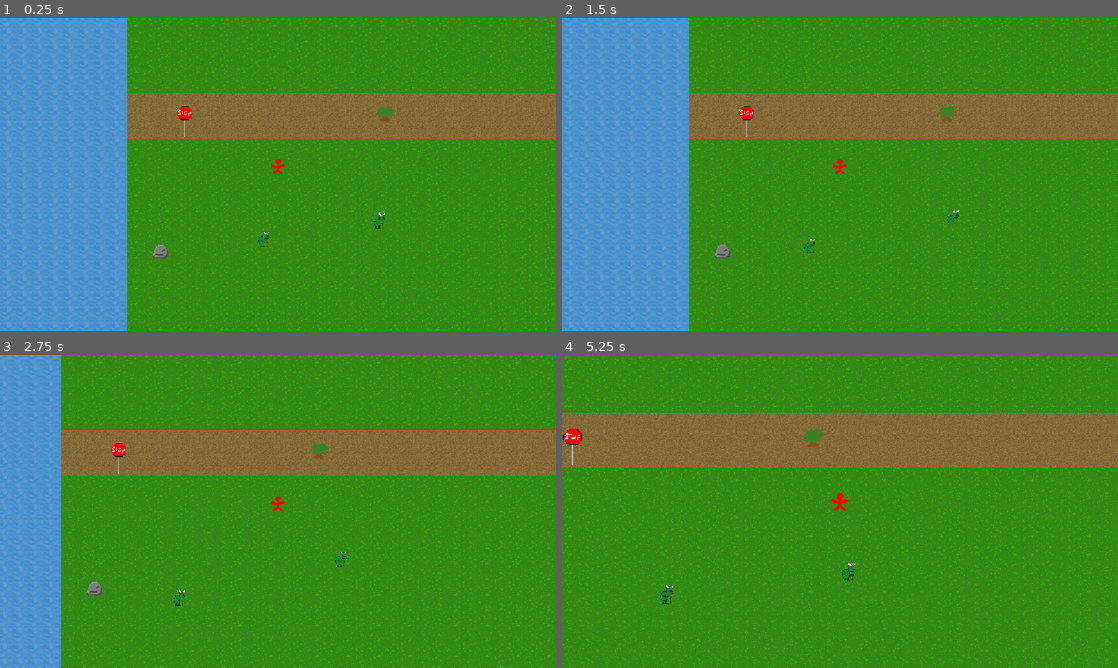
Above: before the commit, frames 1-4 (two rows, left to right).
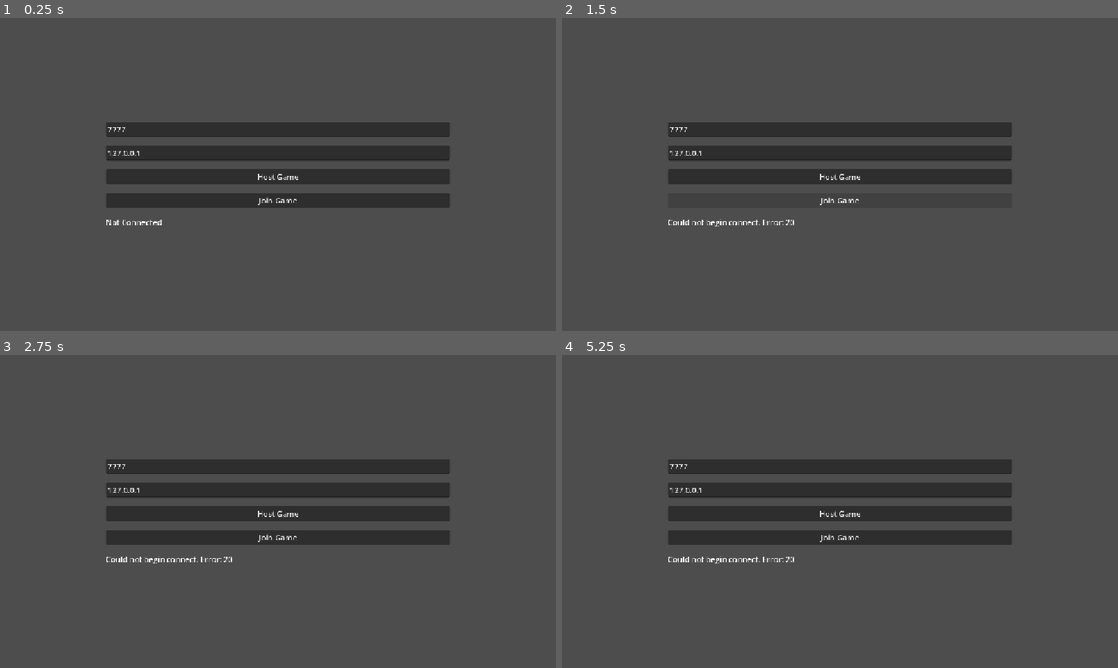
Above: after the commit, the same moments.

Repository: Drewpicus/2dPractice
Game: Godot game, scene res://Scenes/menu.tscn
Two runs of this game, one before a commit and one after it. Both use one fixed random seed, a clock stepped at 60 frames per second and the inputs below. Before the commit the project starts from res://Scenes/main.tscn.
Inputs (mouse positions are in pixels of both pictures, inside the frame that each line leads up to):
- Up to frame 1 (0.25 s): no input
- Up to frame 2 (1.5 s): click (840, 177) at 0.5 s, where only the run after the commit has a clickable "Host Game"; click (840, 199) at 1.25 s, where only the run after the commit has a clickable "Join Game"
- Up to frame 3 (2.75 s): move the mouse to (400, 495) at 2.02 s; hold D (move_right) from 2.03 s (still down); hold E (test) from 2.03 s (still down)
- Up to frame 4 (5.25 s): move the mouse to (728, 527) at 2.77 s; release D (move_right) at 2.78 s; release E (test) at 2.78 s; hold S (move_down) 2.78-3.53 s; click (728, 527) at 2.85 s; tap E (test) at 3.05, 4.35 s; move the mouse to (895, 442) at 3.52 s; hold D (move_right) 3.53-4.28 s; hold E (test) 3.53-4.28 s; tap T (quick_inspect) at 3.6 s; move the mouse to (812, 574) at 4.27 s; hold W (move_up) 4.28-5.03 s; move the mouse to (1006, 558) at 5.02 s; hold A (move_left) from 5.03 s (still down); hold E (test) from 5.03 s (still down); tap Mouse wheel up (zoom_in) at 5.1 s

The runs differ from the first frame. In frame 1, 100% of the frame differs, in the area x 0-100%, y 0-100%; in frame 2, 100%; in frame 3, 100%; in frame 4, 100%.

Commit message:
started multiplayer

Diff:
--- /dev/null
+++ b/Scenes/menu.gd
@@ -0,0 +1,78 @@
+extends Node2D
+
+@onready var port_input: LineEdit = $CanvasLayer/VBoxContainer/Port
+@onready var address_input: LineEdit = $CanvasLayer/VBoxContainer/IPAddress
+
+@onready var host_button: Button = $CanvasLayer/VBoxContainer/HostButton
+@onready var join_button: Button = $CanvasLayer/VBoxContainer/JoinButton
+@onready var start_button: Button = $CanvasLayer/VBoxContainer/StartButton
+
+@onready var status_label: Label = $CanvasLayer/VBoxContainer/StatusLabel
+
+
+func _ready() -> void:
+	host_button.pressed.connect(_on_host_pressed)
+	join_button.pressed.connect(_on_join_pressed)
+	start_button.pressed.connect(_on_start_pressed)
+
+	MultiplayerManager.status_changed.connect(
+		_on_status_changed
+	)
+
+	MultiplayerManager.session_role_changed.connect(
+		_on_session_role_changed
+	)
+
+	start_button.visible = false
+
+
+func _on_host_pressed() -> void:
+	var port := _get_port()
+
+	if port == -1:
+		return
+
+	MultiplayerManager.host_game(port)
+
+
+func _on_join_pressed() -> void:
+	var port := _get_port()
+
+	if port == -1:
+		return
+
+	var address := address_input.text.strip_edges()
+
+	if address.is_empty():
+		address = "127.0.0.1"
+
+	MultiplayerManager.join_game(
+		address,
+		port
+	)
+
+
+func _on_start_pressed() -> void:
+	MultiplayerManager.start_game()
+
+
+func _get_port() -> int:
+	if not port_input.text.is_valid_int():
+		status_label.text = "Port must be a number."
+		return -1
+
+	var port := port_input.text.to_int()
+
+	if port < 1 or port > 65535:
+		status_label.text = "Port must be between 1 and 65535."
+		return -1
+
+	return port
+
+
+func _on_status_changed(message: String) -> void:
+	status_label.text = message
+
+
+func _on_session_role_changed(hosting: bool) -> void:
+	start_button.visible = hosting
--- a/Scenes/menu.tscn
+++ b/Scenes/menu.tscn
@@ -1,6 +1,9 @@
 [gd_scene format=3 uid="uid://bp8t2k8qgewip"]
 
-[node name="Main2" type="Node2D" unique_id=1894903623]
+[ext_resource type="Script" uid="uid://brrvvy8qx7nln" path="res://Scenes/menu.gd" id="1_1rerr"]
+
+[node name="Menu" type="Node2D" unique_id=1894903623]
+script = ExtResource("1_1rerr")
 
 [node name="CanvasLayer" type="CanvasLayer" parent="." unique_id=1477416650]
 
@@ -20,10 +23,12 @@
 
 [node name="Port" type="LineEdit" parent="CanvasLayer/VBoxContainer" unique_id=916257246]
 layout_mode = 2
+text = "7777"
 placeholder_text = "Port"
 
-[node name="IP Address" type="LineEdit" parent="CanvasLayer/VBoxContainer" unique_id=796250554]
+[node name="IPAddress" type="LineEdit" parent="CanvasLayer/VBoxContainer" unique_id=796250554]
 layout_mode = 2
+text = "127.0.0.1"
 placeholder_text = "IP Address"
 
 [node name="HostButton" type="Button" parent="CanvasLayer/VBoxContainer" unique_id=1956508985]
@@ -33,3 +38,12 @@
 [node name="JoinButton" type="Button" parent="CanvasLayer/VBoxContainer" unique_id=1004948990]
 layout_mode = 2
 text = "Join Game"
+
+[node name="StartButton" type="Button" parent="CanvasLayer/VBoxContainer" unique_id=1640407458]
+visible = false
+layout_mode = 2
+text = "Start Game"
+
+[node name="StatusLabel" type="Label" parent="CanvasLayer/VBoxContainer" unique_id=1047979574]
+layout_mode = 2
+text = "Not Connected"
--- /dev/null
+++ b/Scripts/Autoloads/multiplayer_manager.gd
@@ -0,0 +1,199 @@
+extends Node
+
+signal status_changed(message: String)
+signal session_role_changed(is_host: bool)
+signal peer_joined(peer_id: int)
+signal peer_left(peer_id: int)
+signal game_ready
+
+const MAX_PLAYERS: int = 4
+const GAME_SCENE: String = "res://Scenes/main.tscn"
+
+var is_host: bool = false
+var session_active: bool = false
+
+var _waiting_for_load: bool = false
+var _loaded_peers: Dictionary[int, bool] = {}
+
+func _ready() -> void:
+	multiplayer.peer_connected.connect(_on_peer_connected)
+	multiplayer.peer_disconnected.connect(_on_peer_disconnected)
+	multiplayer.connected_to_server.connect(_on_connected_to_server)
+	multiplayer.connection_failed.connect(_on_connection_failed)
+	multiplayer.server_disconnected.connect(_on_server_disconnected)
+
+func host_game(port: int) -> Error:
+	_reset_session()
+
+	var peer := ENetMultiplayerPeer.new()
+
+	var error = peer.create_server(port,MAX_PLAYERS-1)
+
+	if error != OK:
+		status_changed.emit("Could not host game. Error: %s" % error)
+		return error
+
+	multiplayer.multiplayer_peer = peer
+
+	is_host = true
+	session_active = true
+	status_changed.emit("Server active")
+	session_role_changed.emit(true)
+	print("Hosting. Peer ID: ",multiplayer.get_unique_id())
+	return error
+
+func join_game(address: String, port: int) -> Error:
+	_reset_session()
+
+	var peer := ENetMultiplayerPeer.new()
+
+	var error := peer.create_client(address, port)
+
+	if error != OK:
+		status_changed.emit("Could not begin connect. Error: %s" % error)
+		return error
+
+	multiplayer.multiplayer_peer = peer
+
+	is_host = false
+	session_active = true
+	status_changed.emit("Connecting to %s:%s..." % [address, port])
+	session_role_changed.emit(false)
+
+	return error
+
+func start_game() -> void:
+	if not session_active:
+		return
+
+	if not is_host:
+		return
+
+	_loaded_peers.clear()
+	_loaded_peers[1] = false
+	for peer_id in multiplayer.get_peers():
+		_loaded_peers[int(peer_id)] = false
+
+	_waiting_for_load = true
+
+	print("Starting game for peers: ",_loaded_peers.keys())
+
+	_load_game.rpc(GAME_SCENE)
+
+@rpc("authority", "call_local", "reliable")
+func _load_game(scene_path: String) -> void:
+	var error := get_tree().change_scene_to_file(scene_path)
+
+	if error != OK:
+		push_error("Could not load game scene: %s" % error)
+		return
+
+	await get_tree().scene_changed
+
+	if multiplayer.is_server():
+		_mark_peer_loaded(multiplayer.get_unique_id())
+	else:
+		_report_game_loaded.rpc_id(1)
+
+
+@rpc("any_peer", "reliable")
+func _report_game_loaded() -> void:
+	if not multiplayer.is_server():
+		return
+
+	var peer_id := multiplayer.get_remote_sender_id()
+
+	_mark_peer_loaded(peer_id)
+
+
+func _mark_peer_loaded(peer_id: int) -> void:
+	if not _waiting_for_load:
+		return
+
+	if not _loaded_peers.has(peer_id):
+		return
+
+	if _loaded_peers[peer_id]:
+		return
+
+	_loaded_peers[peer_id] = true
+
+	print("Peer finished loading: ", peer_id)
+
+	_check_all_peers_loaded()
+
+
+func _check_all_peers_loaded() -> void:
+	if not _waiting_for_load:
+		return
+
+	for loaded in _loaded_peers.values():
+		if not loaded:
+			return
+
+	_waiting_for_load = false
+
+	print("Every peer has loaded the game.")
+
+	_begin_game.rpc()
+
+
+@rpc("authority", "call_local", "reliable")
+func _begin_game() -> void:
+	print("Game ready on peer ", multiplayer.get_unique_id())
+	game_ready.emit()
+
+
+func disconnect_session() -> void:
+	_reset_session()
+	status_changed.emit("Disconnected.")
+
+
+func _reset_session() -> void:
+	if multiplayer.multiplayer_peer:
+		multiplayer.multiplayer_peer = null
+
+	is_host = false
+	session_active = false
+	_waiting_for_load = false
+	_loaded_peers.clear()
+
+	session_role_changed.emit(false)
+
+
+func _on_peer_connected(peer_id: int) -> void:
+	print("Peer connected: ", peer_id)
+
+	peer_joined.emit(peer_id)
+
+	if is_host:
+		status_changed.emit("Peer %s joined." % peer_id)
+
+
+func _on_peer_disconnected(peer_id: int) -> void:
+	print("Peer disconnected: ", peer_id)
+
+	peer_left.emit(peer_id)
+
+	if _waiting_for_load:
+		_loaded_peers.erase(peer_id)
+		_check_all_peers_loaded()
+
+
+func _on_connected_to_server() -> void:
+	status_changed.emit(
+		"Connected. Peer ID: %s" % multiplayer.get_unique_id())
+
+	print("Connected as peer ",multiplayer.get_unique_id())
+
+
+func _on_connection_failed() -> void:
+	status_changed.emit("Connection failed.")
+
+	_reset_session()
+
+
+func _on_server_disconnected() -> void:
+	status_changed.emit("Server disconnected.")
+
+	_reset_session()
--- a/Scripts/Entity/entity_factory.gd
+++ b/Scripts/Entity/entity_factory.gd
@@ -27,7 +27,6 @@
 	entity.solid = definition.solid
 
 	entity.z_index = definition.draw_layer
-	print(entity.z_index)
 
 	for component in definition.components:
 		entity.add_component(component.component_id,component.parameters)
--- a/Scripts/game_world.gd
+++ b/Scripts/game_world.gd
@@ -6,10 +6,7 @@
 
 var world_data: WorldData
 
-func generate_world(
-	world_size: Vector2i,
-	seed: int
-) -> void:
+func generate_world(world_size: Vector2i, seed: int) -> void:
 	var generator := WorldGenerator.new()
 
 	world_data = generator.generate(
--- a/project.godot
+++ b/project.godot
@@ -11,13 +11,14 @@
 [application]
 
 config/name="2dPractice"
-run/main_scene="uid://dpwlkx6ax84hn"
+run/main_scene="uid://bp8t2k8qgewip"
 config/features=PackedStringArray("4.6", "Forward Plus")
 config/icon="res://icon.svg"
 
 [autoload]
 
 CombatManager="*uid://k2jstva232ne"
+MultiplayerManager="*uid://bgg1qn4g0rtwh"
 
 [display]
 
@@ -90,6 +91,16 @@
 "events": [Object(InputEventKey,"resource_local_to_scene":false,"resource_name":"","device":-1,"window_id":0,"alt_press …(192 unchanged characters)…
 ]
 }
+rotate_left={
+"deadzone": 0.2,
+"events": [Object(InputEventKey,"resource_local_to_scene":false,"resource_name":"","device":-1,"window_id":0,"alt_pressed":false,"shift_pressed":false,"ctrl_pressed":false,"meta_pressed":false,"pressed":false,"keycode":0,"physical_keycode":81,"key_label":0,"unicode":113,"location":0,"echo":false,"script":null)
+]
+}
+rotate_right={
+"deadzone": 0.2,
+"events": [Object(InputEventKey,"resource_local_to_scene":false,"resource_name":"","device":-1,"window_id":0,"alt_pressed":false,"shift_pressed":false,"ctrl_pressed":false,"meta_pressed":false,"pressed":false,"keycode":0,"physical_keycode":69,"key_label":0,"unicode":101,"location":0,"echo":false,"script":null)
+]
+}
 save_world={
 "deadzone": 0.2,
 "events": [Object(InputEventKey,"resource_local_to_scene":false,"resource_name":"","device":-1,"window_id":0,"alt_press …(191 unchanged characters)…
@@ -98,6 +109,16 @@
 load_world={
 "deadzone": 0.2,
 "events": [Object(InputEventKey,"resource_local_to_scene":false,"resource_name":"","device":-1,"window_id":0,"alt_press …(191 unchanged characters)…
+]
+}
+tilt_up={
+"deadzone": 0.2,
+"events": [Object(InputEventMouseButton,"resource_local_to_scene":false,"resource_name":"","device":-1,"window_id":0,"alt_pressed":false,"shift_pressed":false,"ctrl_pressed":false,"meta_pressed":false,"button_mask":0,"position":Vector2(0, 0),"global_position":Vector2(0, 0),"factor":1.0,"button_index":8,"canceled":false,"pressed":false,"double_click":false,"script":null)
+]
+}
+tilt_down={
+"deadzone": 0.2,
+"events": [Object(InputEventMouseButton,"resource_local_to_scene":false,"resource_name":"","device":-1,"window_id":0,"alt_pressed":false,"shift_pressed":false,"ctrl_pressed":false,"meta_pressed":false,"button_mask":0,"position":Vector2(0, 0),"global_position":Vector2(0, 0),"factor":1.0,"button_index":9,"canceled":false,"pressed":false,"double_click":false,"script":null)
 ]
 }
 
--- a/world_generator.gd
+++ b/world_generator.gd
@@ -2,8 +2,8 @@
 class_name WorldGenerator
 
 
-func generate(size: Vector2i, seed: int) -> WorldData:
-	var data := WorldData.new(size, seed)
+func generate(size: Vector2i, _seed: int) -> WorldData:
+	var data := WorldData.new(size, _seed)
 
 	var minimum := data.get_min_cell()
 	var maximum := data.get_max_cell()
Not shown, added: Scenes/menu.gd.uid
Not shown, added: Scripts/Autoloads/multiplayer_manager.gd.uid
